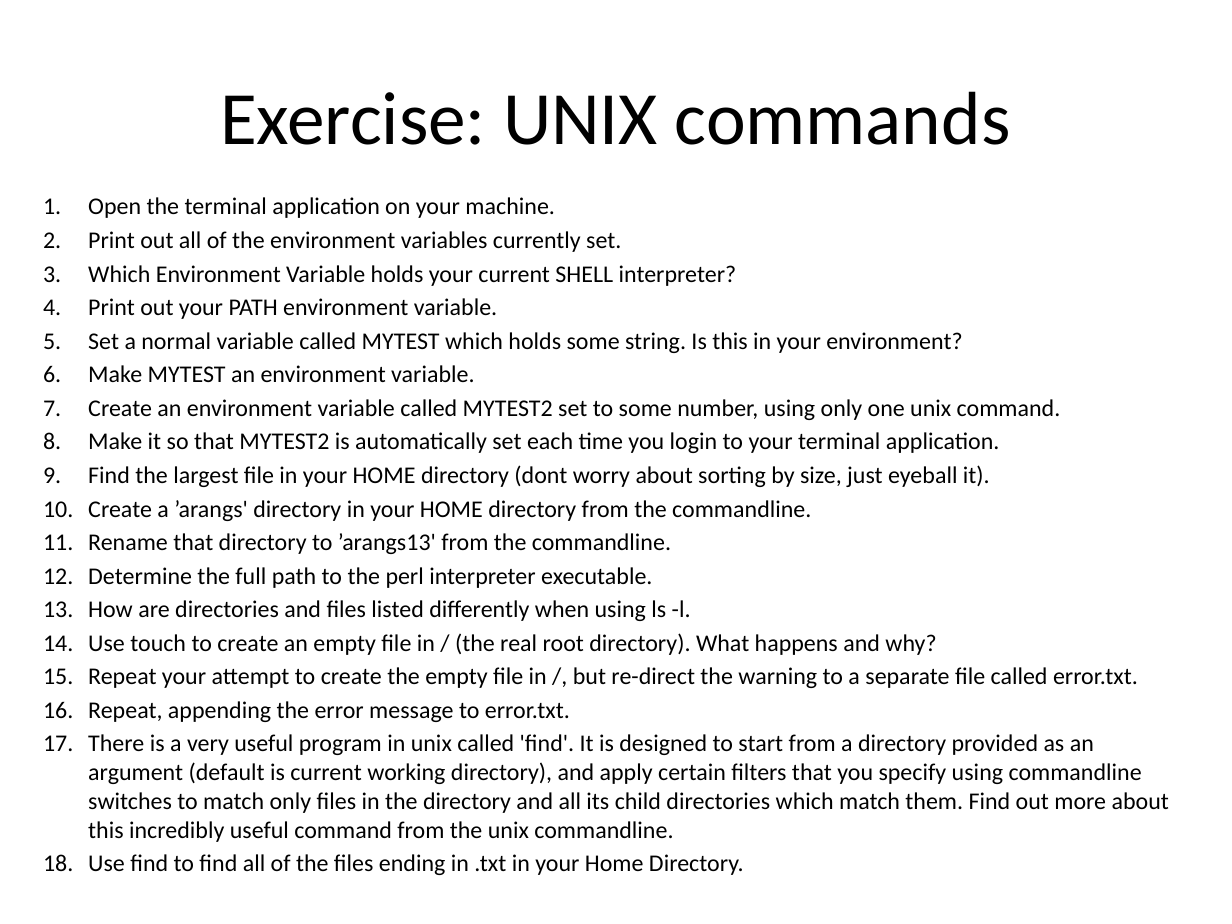
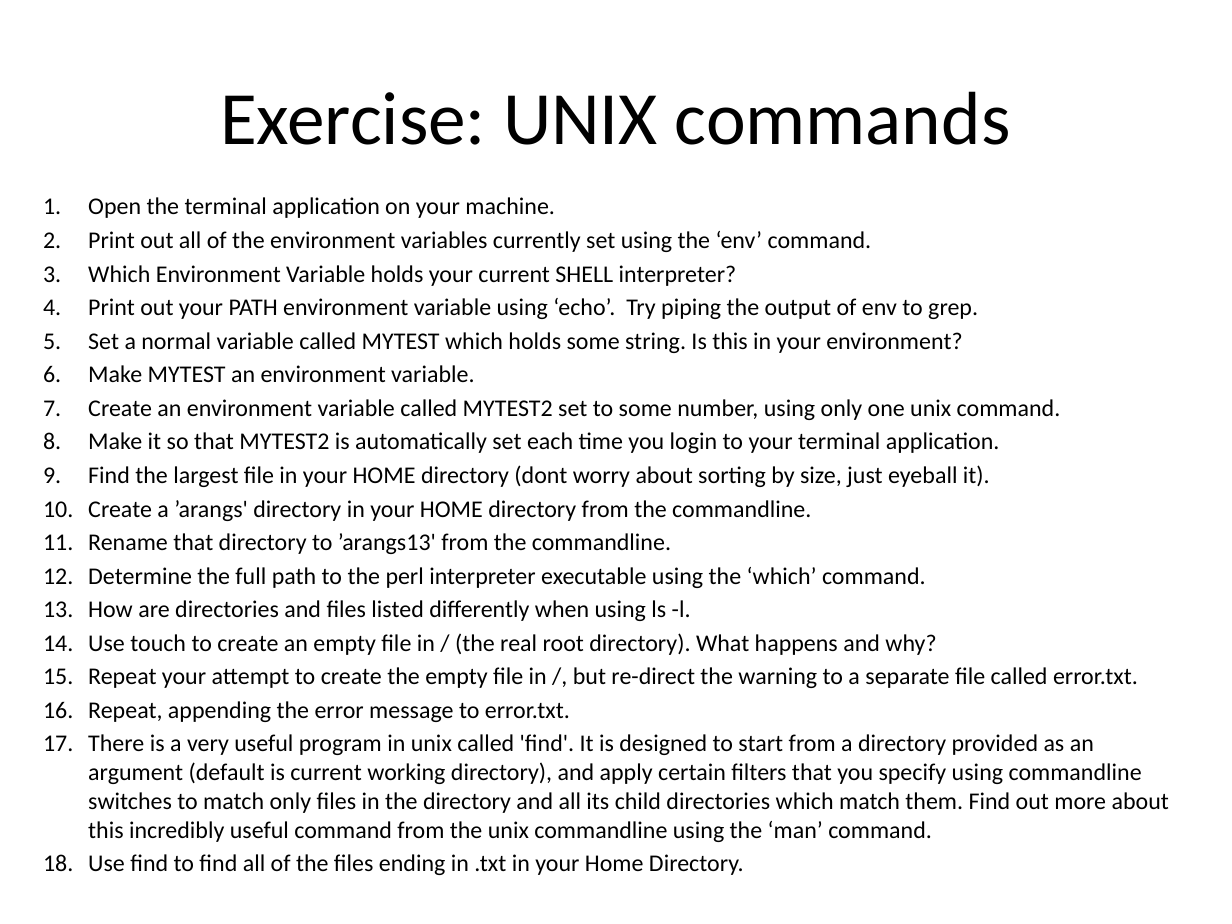
Before and after one commit to naturalis/arangs, a slide deck: slide 11 of doc/slides/day1/session3/UNIXCLI.pptx. Drawn at 1232x924 pixels with LibreOffice and Linux fonts; fonts in the diff are those of the drawing. Boxes give left, top, right and bottom in pixels: in the first picture for what was removed or moved away, otherwise in the second. Text is boxed around its words. In the diff, an @@ line names an element or a change of style, - is before the commit and + after.

Commit message:
modified the exercises

```diff
--- a/doc/slides/day1/session3/UNIXCLI.pptx
+++ b/doc/slides/day1/session3/UNIXCLI.pptx
@@ text at bbox=[88, 231, 872, 252]: text changed @@
-2. Print out all of the environment variables currently set.
+2. Print out all of the environment variables currently set using the ‘env’ command.
@@ text at bbox=[88, 298, 978, 319]: text changed @@
-4. Print out your PATH environment variable.
+4. Print out your PATH environment variable using ‘echo’. Try piping the output of env to grep.
@@ text at bbox=[88, 567, 926, 588]: text changed @@
-12. Determine the full path to the perl interpreter executable.
+12. Determine the full path to the perl interpreter executable using the ‘which’ command.
@@ text at bbox=[88, 734, 1169, 842]: text changed @@
-17. There is a very useful program in unix called 'find'. It is designed to start from a directory provided as an argument (default is current working directory), and apply certain filters that you specify using commandline switches to match only files in the directory and all its child directories which match them. Find out more about this incredibly useful command from the unix commandline.
+17. There is a very useful program in unix called 'find'. It is designed to start from a directory provided as an argument (default is current working directory), and apply certain filters that you specify using commandline switches to match only files in the directory and all its child directories which match them. Find out more about this incredibly useful command from the unix commandline using the ‘man’ command.
```
